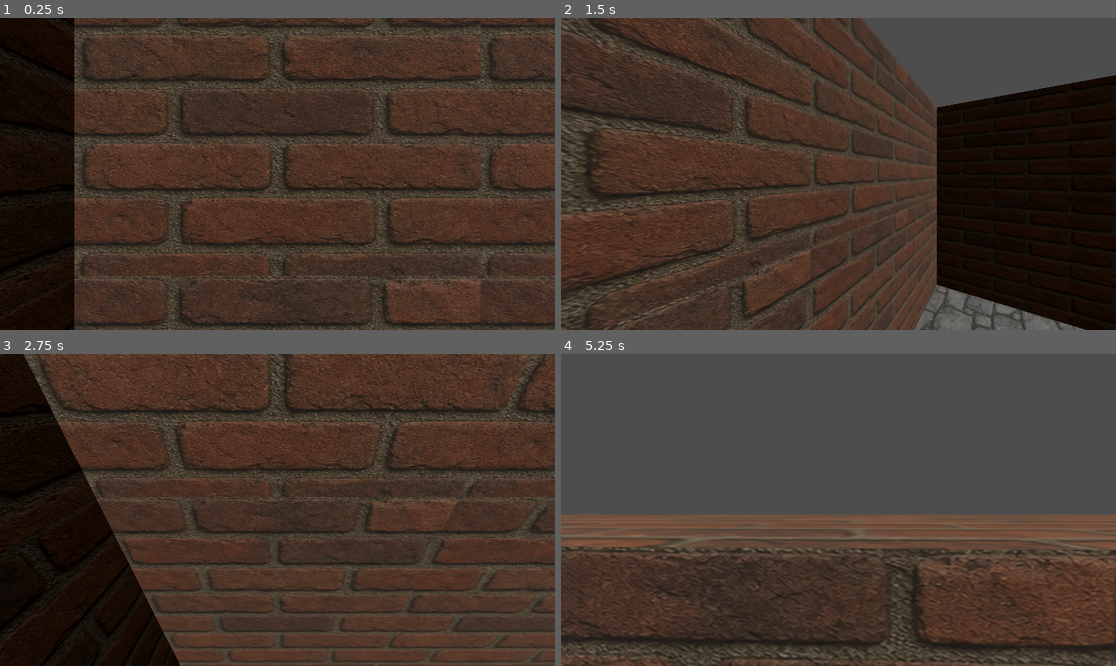
Above: before the commit, frames 1-4 (two rows, left to right).
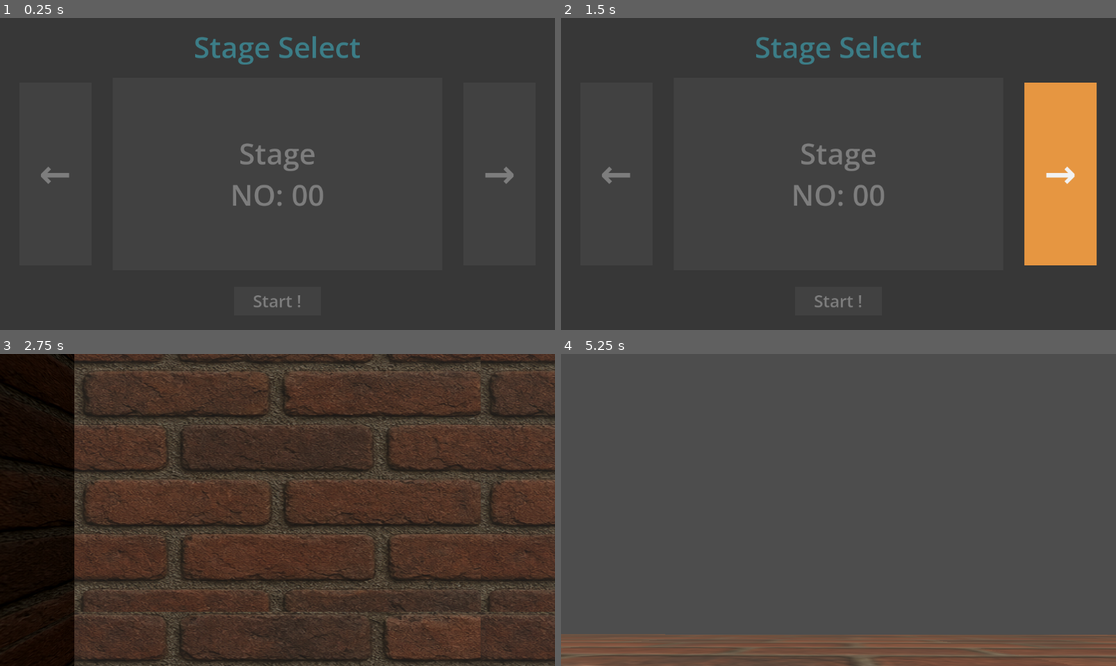
Above: after the commit, the same moments.

Repository: unOwen1111/3d-sample
Game: Godot game, scene res://scenes/stage_select.tscn
The game is run twice, just before and just after one commit, with the same random seed, the same clock (stepped at 60 frames per second) and the same inputs. Before the commit the project starts from res://scenes/main.tscn.
Inputs (mouse positions are in pixels of both pictures, inside the frame that each line leads up to):
- Up to frame 1 (0.25 s): no input
- Up to frame 2 (1.5 s): click (616, 174) at 0.5 s, where only the run after the commit has a clickable "←"; click (1060, 174) at 1.25 s, where only the run after the commit has a clickable "→"
- Up to frame 3 (2.75 s): click (277, 637) at 2 s, where only the run after the commit has a clickable "Start !"
- Up to frame 4 (5.25 s): tap Enter (ui_accept) at 2.75, 3.02, 3.77, 5 s; move the mouse to (866, 510) at 2.77 s; hold W (move_forward) from 2.78 s (still down); move the mouse to (810, 510) at 3.52 s; move the mouse to (849, 503) at 4.27 s; move the mouse to (832, 516) at 5.02 s

The runs differ from the first frame. In frame 1, 65% of the frame differs, in the area x 0-100%, y 0-100%; in frame 2, 60%; in frame 3, 27%; in frame 4, 42%.

Commit message:
Add stage select screen and load maze from CSV

Diff:
--- a/project.godot
+++ b/project.godot
@@ -11,7 +11,7 @@
 [application]
 
 config/name="3D_Sample"
-run/main_scene="res://scenes/main.tscn"
+run/main_scene="uid://dsf6gcy3ef6ly"
 config/features=PackedStringArray("4.6", "GL Compatibility")
 config/icon="res://icon.svg"
 
--- a/scenes/main.tscn
+++ b/scenes/main.tscn
@@ -1,7 +1,6 @@
 [gd_scene format=3 uid="uid://coiyxvfqg8f7h"]
 
 [ext_resource type="Script" uid="uid://bjspckci3526n" path="res://scripts/main.gd" id="1_0wfyh"]
-[ext_resource type="Script" uid="uid://cx1tf5h855vpi" path="res://scripts/hud.gd" id="4_lquwl"]
 
 [sub_resource type="Environment" id="Environment_1bvp3"]
 
@@ -14,26 +13,52 @@
 [node name="WorldEnvironment" type="WorldEnvironment" parent="." unique_id=1698353076]
 environment = SubResource("Environment_1bvp3")
 
-[node name="HUD" type="CanvasLayer" parent="." unique_id=784810157 groups=["hud"]]
-script = ExtResource("4_lquwl")
+[node name="CanvasLayer" type="CanvasLayer" parent="." unique_id=784810157]
 
-[node name="GoalLabel" type="Label" parent="HUD" unique_id=1733064441]
+[node name="ClearScreen" type="Control" parent="CanvasLayer" unique_id=1614362698]
 visible = false
+layout_mode = 3
+anchors_preset = 15
+anchor_right = 1.0
+anchor_bottom = 1.0
+grow_horizontal = 2
+grow_vertical = 2
+
+[node name="StageSelectButton" type="Button" parent="CanvasLayer/ClearScreen" unique_id=292703170]
+layout_mode = 1
 anchors_preset = 8
 anchor_left = 0.5
 anchor_top = 0.5
 anchor_right = 0.5
 anchor_bottom = 0.5
-offset_left = -81.5
-offset_top = -34.5
-offset_right = 81.5
-offset_bottom = 34.5
+offset_left = -136.25
+offset_top = 12.0
+offset_right = 136.25
+offset_bottom = 99.5
+grow_horizontal = 2
+grow_vertical = 2
+theme_override_font_sizes/font_size = 40
+text = "Stage Select"
+
+[node name="GoalLabel" type="Label" parent="CanvasLayer/ClearScreen" unique_id=1733064441]
+layout_mode = 1
+anchors_preset = 8
+anchor_left = 0.5
+anchor_top = 0.5
+anchor_right = 0.5
+anchor_bottom = 0.5
+offset_left = -122.5
+offset_top = -128.0
+offset_right = 122.5
+offset_bottom = -32.0
 grow_horizontal = 2
 grow_vertical = 2
 theme_override_colors/font_color = Color(1, 0.627451, 0.19607843, 1)
-theme_override_font_sizes/font_size = 50
+theme_override_font_sizes/font_size = 70
 text = "GOAL ! "
 horizontal_alignment = 1
 vertical_alignment = 1
 
-[node name="Maze" type="Node3D" parent="." unique_id=1401788385]
+[node name="Blocks" type="Node3D" parent="." unique_id=1401788385]
+
+[connection signal="pressed" from="CanvasLayer/ClearScreen/StageSelectButton" to="." method="_on_stage_select_button_pressed"]
--- /dev/null
+++ b/scenes/stage_select.gd
@@ -0,0 +1,25 @@
+extends Control
+
+
+var stage_no = 0
+var main_scene := preload("res://scenes/main.tscn")
+@onready var stage_label = $MainLayout/StageSelectLayout/StagePreviewPanel/StageSelect
+
+
+func update_stage_label() -> void:
+	stage_label.text = "Stage\nNO: " + str(stage_no).pad_zeros(2)
+
+func _on_start_button_pressed() -> void:
+	var main = main_scene.instantiate()
+	main.stage_no = stage_no
+	get_tree().root.add_child(main)
+	get_tree().current_scene.queue_free()
+	get_tree().current_scene = main
+
+func _on_next_button_pressed() -> void:
+	stage_no = (stage_no + 1) % Global.stage_files.size()
+	update_stage_label()
+
+func _on_prev_button_pressed() -> void:
+	stage_no = (stage_no - 1 + Global.stage_files.size()) % Global.stage_files.size()
+	update_stage_label()
--- /dev/null
+++ b/scenes/stage_select.tscn
@@ -0,0 +1,146 @@
+[gd_scene format=3 uid="uid://dsf6gcy3ef6ly"]
+
+[ext_resource type="Script" uid="uid://bsfhoqhpr14ih" path="res://scenes/stage_select.gd" id="1_tne6o"]
+
+[sub_resource type="StyleBoxFlat" id="StyleBoxFlat_r6d2h"]
+bg_color = Color(0.25490198, 0.25490198, 0.25490198, 1)
+
+[sub_resource type="StyleBoxFlat" id="StyleBoxFlat_8xntf"]
+bg_color = Color(0.6666667, 0.3529412, 0.019607844, 1)
+
+[sub_resource type="StyleBoxFlat" id="StyleBoxFlat_ng2yn"]
+bg_color = Color(0.9019608, 0.5882353, 0.25490198, 1)
+
+[sub_resource type="StyleBoxFlat" id="StyleBoxFlat_tne6o"]
+bg_color = Color(0.25490198, 0.25490198, 0.25490198, 1)
+
+[sub_resource type="StyleBoxFlat" id="StyleBoxFlat_p2cs7"]
+bg_color = Color(0.6666667, 0.3529412, 0.019607844, 1)
+
+[sub_resource type="StyleBoxFlat" id="StyleBoxFlat_klos3"]
+bg_color = Color(0.9019608, 0.5882353, 0.25490198, 1)
+
+[sub_resource type="StyleBoxFlat" id="StyleBoxFlat_o3g3k"]
+bg_color = Color(0.25490198, 0.25490198, 0.25490198, 1)
+
+[sub_resource type="StyleBoxFlat" id="StyleBoxFlat_snphr"]
+bg_color = Color(0.6666667, 0.3529412, 0.019607844, 1)
+
+[sub_resource type="StyleBoxFlat" id="StyleBoxFlat_nbh0i"]
+bg_color = Color(0.9019608, 0.5882353, 0.25490198, 1)
+
+[node name="StageSelect" type="Control" unique_id=321775089]
+layout_mode = 3
+anchors_preset = 15
+anchor_right = 1.0
+anchor_bottom = 1.0
+grow_horizontal = 2
+grow_vertical = 2
+script = ExtResource("1_tne6o")
+
+[node name="BG" type="ColorRect" parent="." unique_id=1337819310]
+layout_mode = 1
+anchors_preset = 15
+anchor_right = 1.0
+anchor_bottom = 1.0
+grow_horizontal = 2
+grow_vertical = 2
+color = Color(0.21568628, 0.21568628, 0.21568628, 1)
+
+[node name="MainLayout" type="VBoxContainer" parent="." unique_id=842233910]
+layout_mode = 1
+anchors_preset = 15
+anchor_right = 1.0
+anchor_bottom = 1.0
+grow_horizontal = 2
+grow_vertical = 2
+
+[node name="TitleBar" type="MarginContainer" parent="MainLayout" unique_id=885291131]
+custom_minimum_size = Vector2(0, 120)
+layout_mode = 2
+
+[node name="StageSelect" type="Label" parent="MainLayout/TitleBar" unique_id=1981669636]
+layout_mode = 2
+theme_override_colors/font_color = Color(0.23529412, 0.49019608, 0.5294118, 1)
+theme_override_font_sizes/font_size = 60
+text = "Stage Select"
+horizontal_alignment = 1
+vertical_alignment = 1
+
+[node name="StageSelectLayout" type="HBoxContainer" parent="MainLayout" unique_id=2095337917]
+layout_mode = 2
+size_flags_vertical = 3
+
+[node name="PreviousStagePanel" type="MarginContainer" parent="MainLayout/StageSelectLayout" unique_id=1428520873]
+custom_minimum_size = Vector2(200, 0)
+layout_mode = 2
+theme_override_constants/margin_left = 40
+theme_override_constants/margin_top = 10
+theme_override_constants/margin_right = 10
+theme_override_constants/margin_bottom = 10
+
+[node name="PrevButton" type="Button" parent="MainLayout/StageSelectLayout/PreviousStagePanel" unique_id=1918776295]
+layout_mode = 2
+theme_override_colors/font_color = Color(0.49019608, 0.49019608, 0.49019608, 1)
+theme_override_font_sizes/font_size = 80
+theme_override_styles/normal = SubResource("StyleBoxFlat_r6d2h")
+theme_override_styles/pressed = SubResource("StyleBoxFlat_8xntf")
+theme_override_styles/hover = SubResource("StyleBoxFlat_ng2yn")
+text = "←"
+
+[node name="StagePreviewPanel" type="MarginContainer" parent="MainLayout/StageSelectLayout" unique_id=1587454691]
+layout_mode = 2
+size_flags_horizontal = 3
+theme_override_constants/margin_left = 30
+theme_override_constants/margin_top = 0
+theme_override_constants/margin_right = 30
+
+[node name="BG" type="ColorRect" parent="MainLayout/StageSelectLayout/StagePreviewPanel" unique_id=1438329103]
+layout_mode = 2
+color = Color(0.25490198, 0.25490198, 0.25490198, 1)
+
+[node name="StageSelect" type="Label" parent="MainLayout/StageSelectLayout/StagePreviewPanel" unique_id=1942314202]
+layout_mode = 2
+theme_override_colors/font_color = Color(0.49019608, 0.49019608, 0.49019608, 1)
+theme_override_font_sizes/font_size = 60
+text = "Stage
+NO: 00"
+horizontal_alignment = 1
+vertical_alignment = 1
+
+[node name="NextStagePanel" type="MarginContainer" parent="MainLayout/StageSelectLayout" unique_id=1144897523]
+custom_minimum_size = Vector2(200, 0)
+layout_mode = 2
+theme_override_constants/margin_left = 10
+theme_override_constants/margin_top = 10
+theme_override_constants/margin_right = 40
+theme_override_constants/margin_bottom = 10
+
+[node name="NextButton" type="Button" parent="MainLayout/StageSelectLayout/NextStagePanel" unique_id=1506665990]
+layout_mode = 2
+theme_override_colors/font_color = Color(0.49019608, 0.49019608, 0.49019608, 1)
+theme_override_font_sizes/font_size = 80
+theme_override_styles/normal = SubResource("StyleBoxFlat_tne6o")
+theme_override_styles/pressed = SubResource("StyleBoxFlat_p2cs7")
+theme_override_styles/hover = SubResource("StyleBoxFlat_klos3")
+text = "→"
+
+[node name="StartActionBar" type="MarginContainer" parent="MainLayout" unique_id=1370953412]
+custom_minimum_size = Vector2(0, 120)
+layout_mode = 2
+
+[node name="StartButton" type="Button" parent="MainLayout/StartActionBar" unique_id=1038221857]
+custom_minimum_size = Vector2(180, 60)
+layout_mode = 2
+size_flags_horizontal = 4
+size_flags_vertical = 4
+theme_override_colors/font_color = Color(0.49019608, 0.49019608, 0.49019608, 1)
+theme_override_font_sizes/font_size = 35
+theme_override_styles/normal = SubResource("StyleBoxFlat_o3g3k")
+theme_override_styles/pressed = SubResource("StyleBoxFlat_snphr")
+theme_override_styles/hover = SubResource("StyleBoxFlat_nbh0i")
+text = "Start !"
+
+[connection signal="pressed" from="MainLayout/StageSelectLayout/PreviousStagePanel/PrevButton" to="." method="_on_prev_button_pressed"]
+[connection signal="pressed" from="MainLayout/StageSelectLayout/NextStagePanel/NextButton" to="." method="_on_next_button_pressed"]
+[connection signal="pressed" from="MainLayout/StartActionBar/StartButton" to="." method="_on_start_button_pressed"]
--- a/scripts/flag.gd
+++ b/scripts/flag.gd
@@ -1,7 +1,10 @@
 extends Area3D
 
 func _on_body_entered(body: Node3D) -> void:
-	var hud = get_tree().get_first_node_in_group("hud")
-	if hud:
-		hud.show_goal_text()
-		queue_free()
+	#var canvas_layer = get_tree().get_first_node_in_group("canvas_layer")
+	#if canvas_layer:
+		#canvas_layer.show_cleaar_screen()
+	get_node("/root/Main").show_cleaar_screen()
+	Input.mouse_mode = Input.MOUSE_MODE_VISIBLE
+	body.queue_free()
+	queue_free()
--- a/scripts/global.gd
+++ b/scripts/global.gd
@@ -8,17 +8,28 @@
 	FLOOR_AND_GOAL
 }
 
-var maze = [
-	[1,1,1,1,1,1,1,1,1,1],
-	[1,2,0,0,1,0,0,0,0,1],
-	[1,1,1,0,1,0,1,0,1,1],
-	[1,0,0,0,0,0,1,0,0,1],
-	[1,0,1,1,1,0,1,1,0,1],
-	[1,0,0,0,1,0,0,0,0,1],
-	[1,0,1,0,1,1,1,1,0,1],
-	[1,0,1,0,1,0,0,0,1,1],
-	[1,0,1,0,0,0,1,0,3,1],
-	[1,1,1,1,1,1,1,1,1,1]
-]
+const CELL_SIZE = 1
 
-const CELL_SIZE = 1
+var stage_files := []
+var stage_folder_path = "res://stage"
+
+func _ready() -> void:
+	load_stage_files()
+
+
+func load_stage_files() -> void:
+	var dir := DirAccess.open(stage_folder_path)
+	if dir == null:
+		push_error("フォルダを開けません: " + stage_folder_path)
+		return
+
+	dir.list_dir_begin()
+	var file_name := dir.get_next()
+
+	while file_name != "":
+		if file_name.get_extension() == "csv":
+			stage_files.append(stage_folder_path.path_join(file_name))
+
+		file_name = dir.get_next()
+
+	dir.list_dir_end()
--- a/scripts/hud.gd
+++ /dev/null
@@ -1,6 +0,0 @@
-extends CanvasLayer
-
-@onready var goal_label: Label = $GoalLabel
-
-func show_goal_text() -> void:
-	goal_label.visible = true
--- a/scripts/main.gd
+++ b/scripts/main.gd
@@ -1,33 +1,61 @@
 extends Node3D
 
-
+var maze = []
+@export var stage_no: int
 var floor_only_scene = preload("res://scenes/floor_only.tscn")
 var floor_and_wall_scene = preload("res://scenes/floor_and_wall.tscn")
 var floor_and_player_scene = preload("res://scenes/floor_and_player.tscn")
 var floor_and_goal_scene = preload("res://scenes/floor_and_goal.tscn")
 
+@onready var cleaar_screen: Control = $CanvasLayer/ClearScreen
+@onready var blocks: Node3D = $Blocks
+
 func _ready() -> void:
+	load_maze_from_csv(Global.stage_files[stage_no])
 	create_maze()
 
+func load_maze_from_csv(path: String) -> void:
+
+	var file := FileAccess.open(path, FileAccess.READ)
+	if file == null:
+		push_error("CSVを開けません: " + path)
+		return
+
+	while not file.eof_reached():
+		var line := file.get_line()
+		var row := []
+		var values := line.split(",")
+
+		for value in values:
+			row.append(value.to_int())
+		maze.append(row)
+
+
 func create_maze() -> void:
-	for y in range(Global.maze.size()):
-		for x in range(Global.maze[y].size()):
-			var position = Vector3(x * Global.CELL_SIZE, 0, y * Global.CELL_SIZE)
+	for y in range(maze.size()):
+		for x in range(maze[y].size()):
+			var cell_position = Vector3(x * Global.CELL_SIZE, 0, y * Global.CELL_SIZE)
 
-			match Global.maze[y][x]:
+			match maze[y][x]:
 				Global.BlockPattern.FLOOR_ONLY:
 					var floor_only = floor_only_scene.instantiate()
-					floor_only.position = position
-					add_child(floor_only)
+					floor_only.position = cell_position
+					blocks.add_child(floor_only)
 				Global.BlockPattern.FLOOR_AND_WALL:
 					var floor_and_wall = floor_and_wall_scene.instantiate()
-					floor_and_wall.position = position
-					add_child(floor_and_wall)
+					floor_and_wall.position = cell_position
+					blocks.add_child(floor_and_wall)
 				Global.BlockPattern.FLOOR_AND_PLAYER:
 					var floor_and_player = floor_and_player_scene.instantiate()
-					floor_and_player.position = position
-					add_child(floor_and_player)
+					floor_and_player.position = cell_position
+					blocks.add_child(floor_and_player)
 				Global.BlockPattern.FLOOR_AND_GOAL:
 					var floor_and_goal = floor_and_goal_scene.instantiate()
-					floor_and_goal.position = position
-					add_child(floor_and_goal)
+					floor_and_goal.position = cell_position
+					blocks.add_child(floor_and_goal)
+
+func show_cleaar_screen() -> void:
+	cleaar_screen.visible = true
+
+func _on_stage_select_button_pressed() -> void:
+	get_tree().change_scene_to_file("res://scenes/stage_select.tscn")
--- /dev/null
+++ b/stage/stage_00.csv
@@ -0,0 +1,5 @@
+1,1,1,1,1
+1,0,2,0,1
+1,1,1,0,1
+1,3,0,0,1
+1,1,1,1,1
--- /dev/null
+++ b/stage/stage_01.csv
@@ -0,0 +1,10 @@
+1,1,1,1,1,1,1,1,1,1
+1,2,0,0,1,0,0,0,0,1
+1,1,1,0,1,0,1,0,1,1
+1,0,0,0,0,0,1,0,0,1
+1,0,1,1,1,0,1,1,0,1
+1,0,0,0,1,0,0,0,0,1
+1,0,1,0,1,1,1,1,0,1
+1,0,1,0,1,0,0,0,1,1
+1,0,1,0,0,0,1,0,3,1
+1,1,1,1,1,1,1,1,1,1
--- /dev/null
+++ b/stage/stage_02.csv
@@ -0,0 +1,10 @@
+1,1,1,1,1,1,1,1,1,1
+1,2,1,0,0,0,1,3,1,1
+1,0,1,0,1,0,1,0,0,1
+1,0,1,0,1,0,1,1,0,1
+1,0,1,0,1,0,1,0,0,1
+1,0,1,0,1,0,1,0,1,1
+1,0,1,0,1,0,1,0,0,1
+1,0,1,0,1,0,1,1,0,1
+1,0,0,0,1,0,0,0,0,1
+1,1,1,1,1,1,1,1,1,1
Not shown, added: scenes/stage_select.gd.uid
Not shown, removed: scripts/hud.gd.uid
Binary file added: stage/stage_00.1.translation
Not shown, added: stage/stage_00.csv.import
Binary file added: stage/stage_01.1.translation
Not shown, added: stage/stage_01.csv.import
Binary file added: stage/stage_02.1.translation
Not shown, added: stage/stage_02.csv.import
